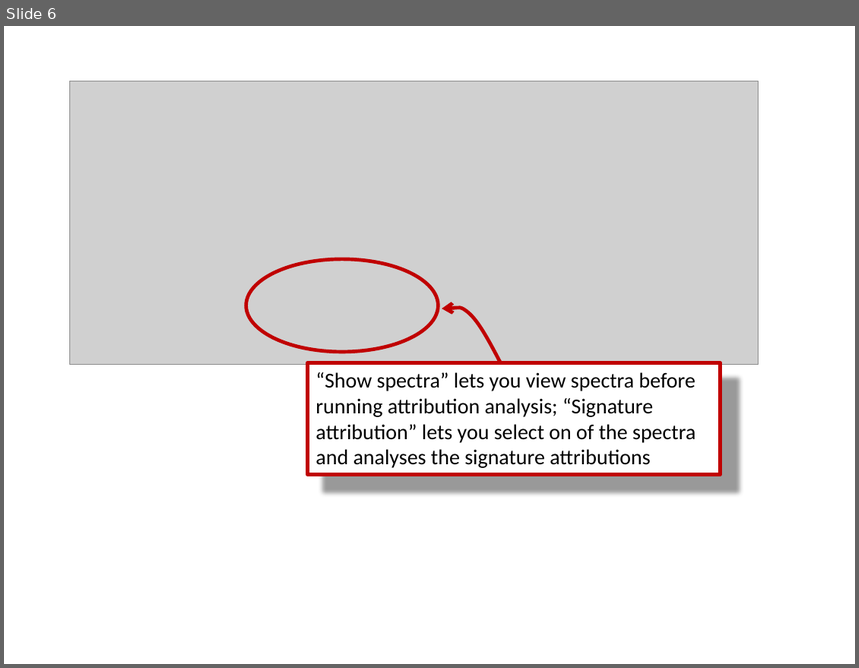
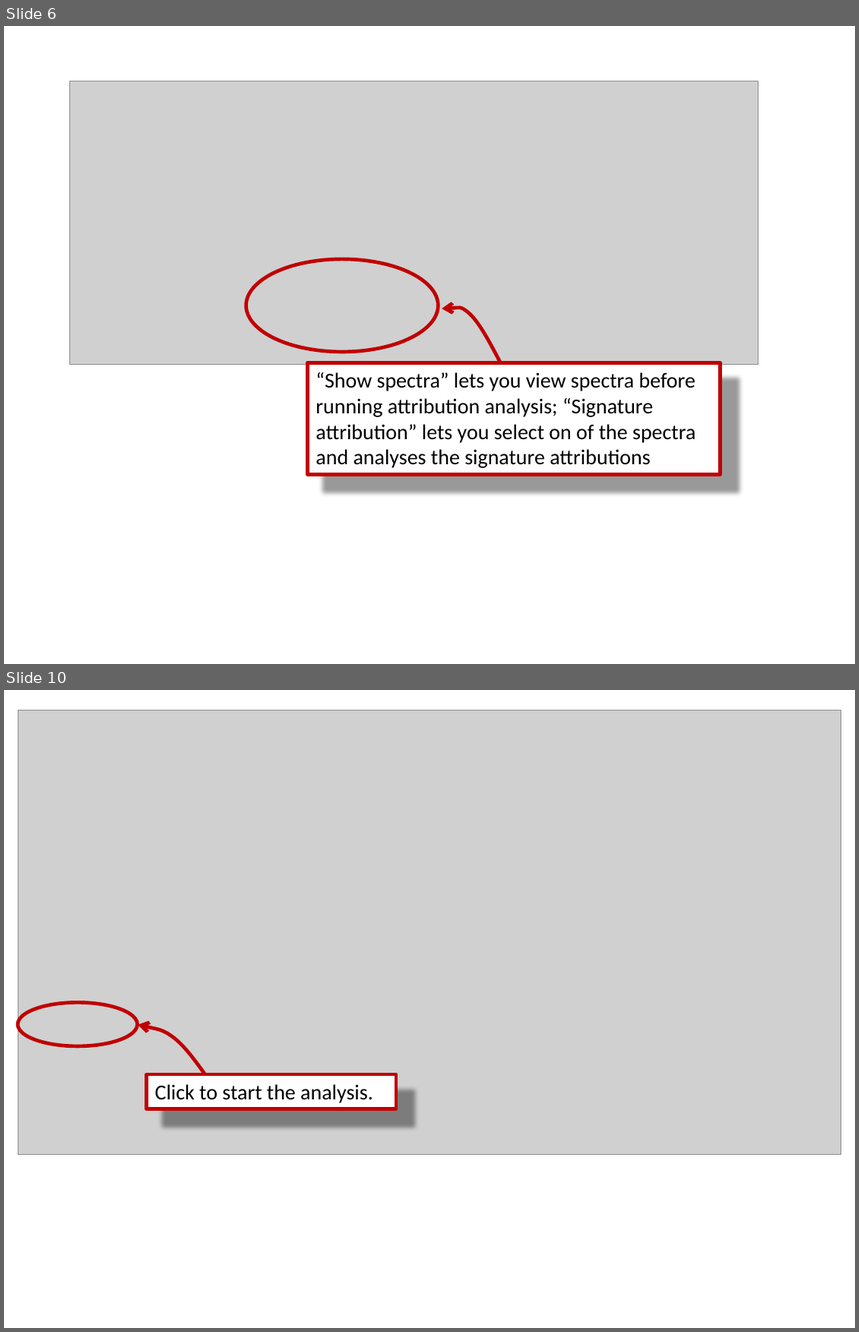
Before and after one commit to steverozen/mSigAct.server, a slide deck: data-raw/attribution-guide.pptx. Shown one above the other, each under a label of ours: slide 6 before the commit, slides 6 and 10 after it; the slides between them are not shown. The pictures are 859x668 and 859x1332 pixels, drawn with LibreOffice and Linux fonts; fonts in the diff are those of the drawing; grey boxes stand for pictures. Boxes give left, top, right and bottom in pixels: in the first picture for what was removed or moved away, otherwise in the second. Text is boxed around its words. In the diff, an @@ line names an element or a change of style, - is before the commit and + after.

```diff
--- a/data-raw/attribution-guide.pptx
+++ b/data-raw/attribution-guide.pptx
@@ slide 10 added at (x1=4, y1=690, x2=855, y2=1328), background #FFFFFF @@
@@ picture added at (x1=18, y1=711, x2=842, y2=1155) @@
@@ ellipse added at (x1=18, y1=1002, x2=138, y2=1046), outline #C00000 3 pt @@
@@ freeform shape added at (x1=130, y1=1024, x2=213, y2=1075), outline #C00000 3 pt @@
@@ rectangle added at (x1=147, y1=1075, x2=396, y2=1109), fill #FFFFFF, outline #C00000 3 pt, 18 pt, text #000000 @@
+Click to start the analysis.
```
Also in this commit, not shown: 8 other slides added, 4 slides removed, 36 other files.
